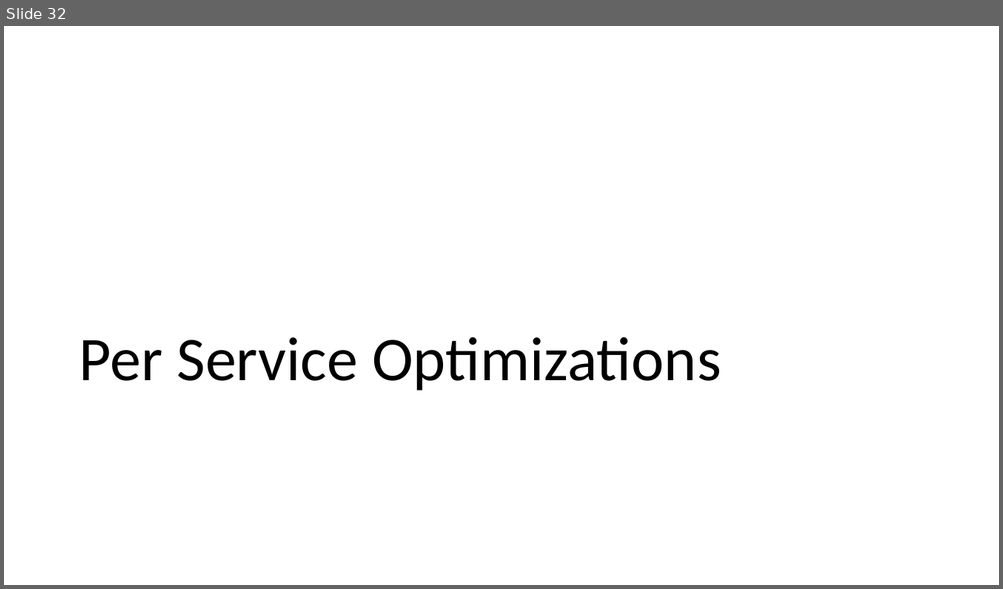
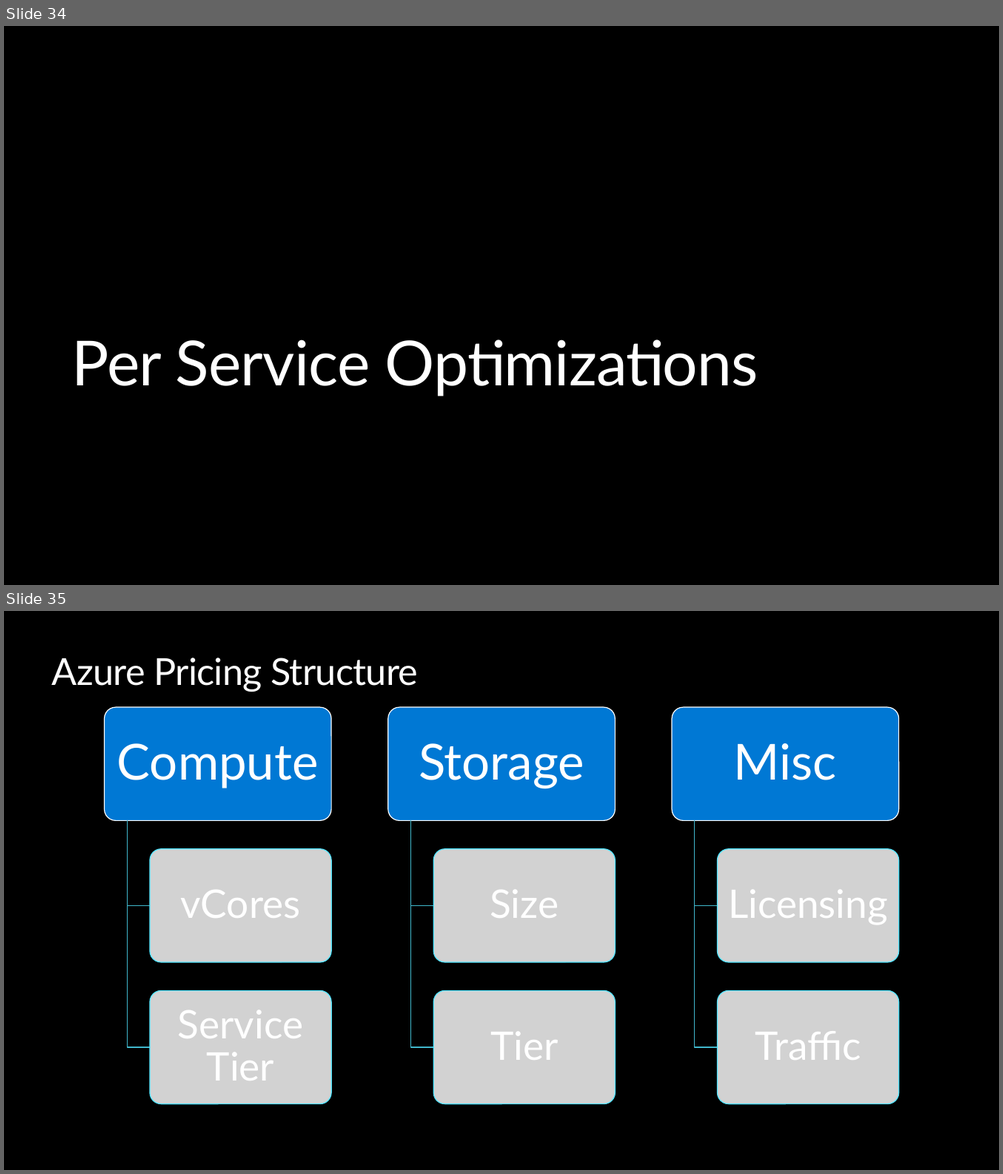
Before and after one commit to peterperov/MSFTCSA, a slide deck: 104-FinOps/Azure FinOps - Introduction.pptx. Shown one above the other, each under a label of ours: slide 32 before the commit, slides 34 and 35 after it. The pictures are 1003x589 and 1003x1174 pixels, drawn with LibreOffice and Linux fonts; fonts in the diff are those of the drawing; background and template pictures are left out. Boxes give left, top, right and bottom in pixels: in the first picture for what was removed or moved away, otherwise in the second. Text is boxed around its words. In the diff, an @@ line names an element or a change of style, - is before the commit and + after.

```diff
--- a/104-FinOps/Azure FinOps - Introduction.pptx
+++ b/104-FinOps/Azure FinOps - Introduction.pptx
@@ slide 35 added at bbox=[4, 611, 999, 1170], background #000000 @@
@@ title added at bbox=[52, 658, 418, 692], 36 pt, text #FFFFFF @@
+Azure Pricing Structure
@@ group added at bbox=[104, 707, 899, 1104]: 9 rounded rectangles, 9 texts, 6 freeform shapes @@
+Compute
+vCores
+Service Tier
+Storage
+Size
+Tier
+Misc
+Licensing
+Traffic
@@ what was slide 32 is now slide 34 @@
@@ slide 34 changed as well @@
@@ background #FFFFFF to #000000 @@
@@ title "Per Service Optimizations" at bbox=[72, 340, 758, 397]: font Calibri to Lato, text colour #000000 to #FFFFFF, letter spacing 0 to -0.5 pt; line spacing 0.9 to 1 @@
```
Also in this commit, not shown: 44 other slides changed, 4 other slides added, 1 slide removed.
